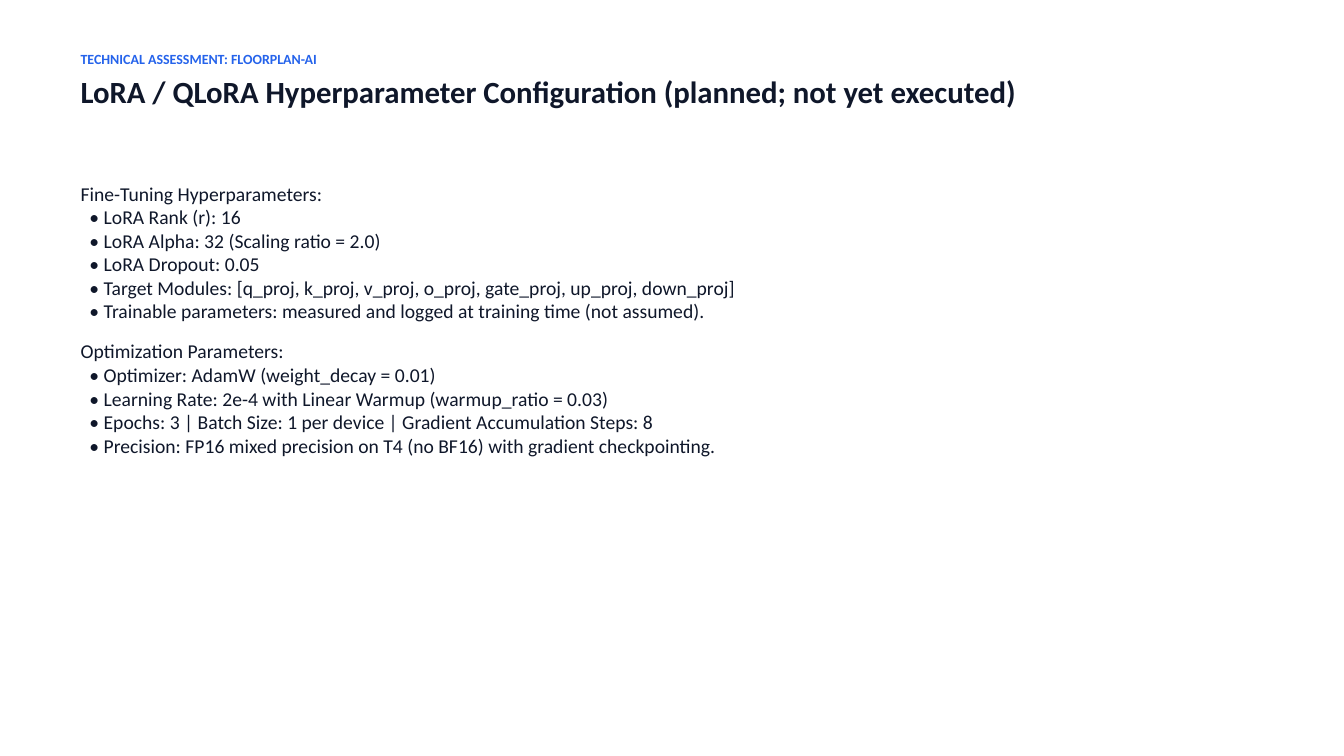
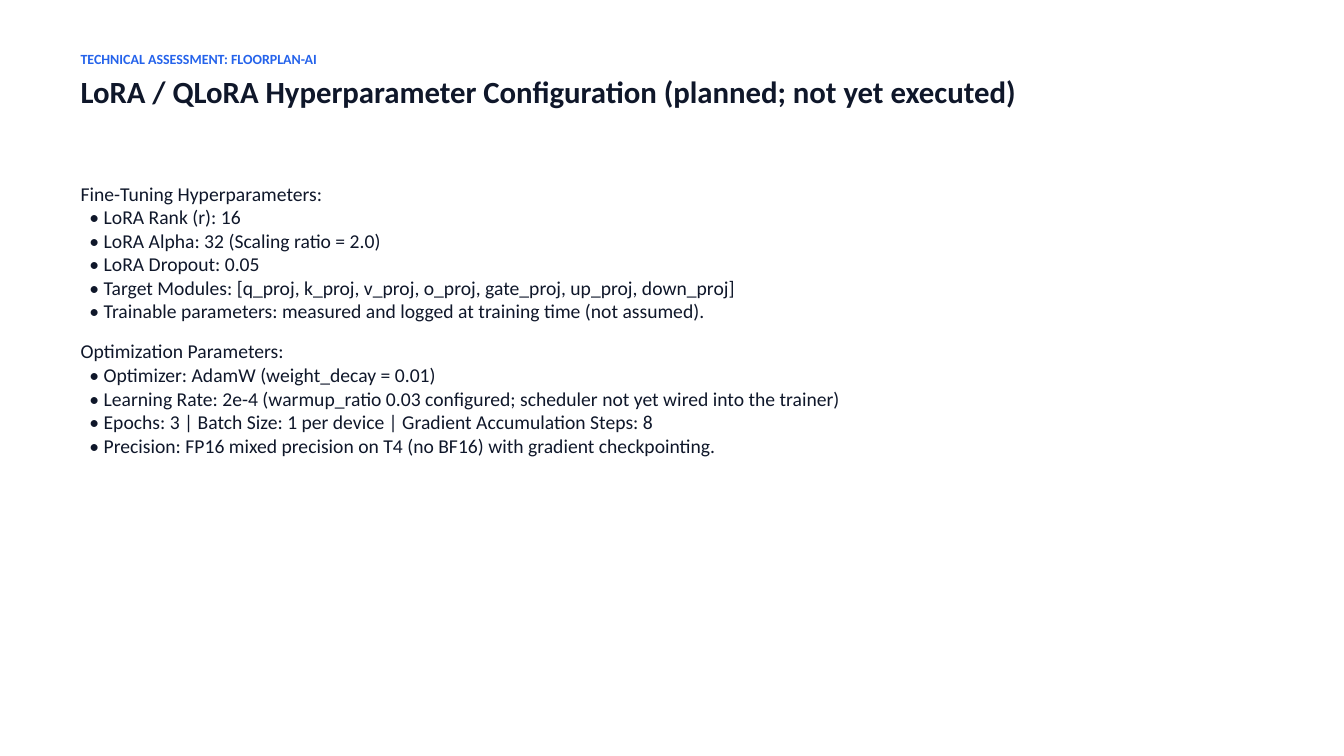
Before and after one commit to sandhiya-1234/FloorPlan-AI, a slide deck: slide 9 of presentation/Floorplan_AI_Assessment.pptx. Drawn at 1344x756 pixels with LibreOffice and Linux fonts; fonts in the diff are those of the drawing. Boxes give left, top, right and bottom in pixels: in the first picture for what was removed or moved away, otherwise in the second. Text is boxed around its words. In the diff, an @@ line names an element or a change of style, - is before the commit and + after.

```diff
--- a/presentation/Floorplan_AI_Assessment.pptx
+++ b/presentation/Floorplan_AI_Assessment.pptx
@@ text at (81,344,840,457): text changed @@
-Optimization Parameters:
-• Optimizer: AdamW (weight_decay = 0.01)
-• Learning Rate: 2e-4 with Linear Warmup (warmup_ratio = 0.03)
-• Epochs: 3 | Batch Size: 1 per device | Gradient Accumulation Steps: 8
-• Precision: FP16 mixed precision on T4 (no BF16) with gradient checkpointing.
+Optimization Parameters:
+• Optimizer: AdamW (weight_decay = 0.01)
+• Learning Rate: 2e-4 (warmup_ratio 0.03 configured; scheduler not yet wired into the trainer)
+• Epochs: 3 | Batch Size: 1 per device | Gradient Accumulation Steps: 8
+• Precision: FP16 mixed precision on T4 (no BF16) with gradient checkpointing.
```
Also in this commit, not shown: 6 other slides changed, 3 other files.
